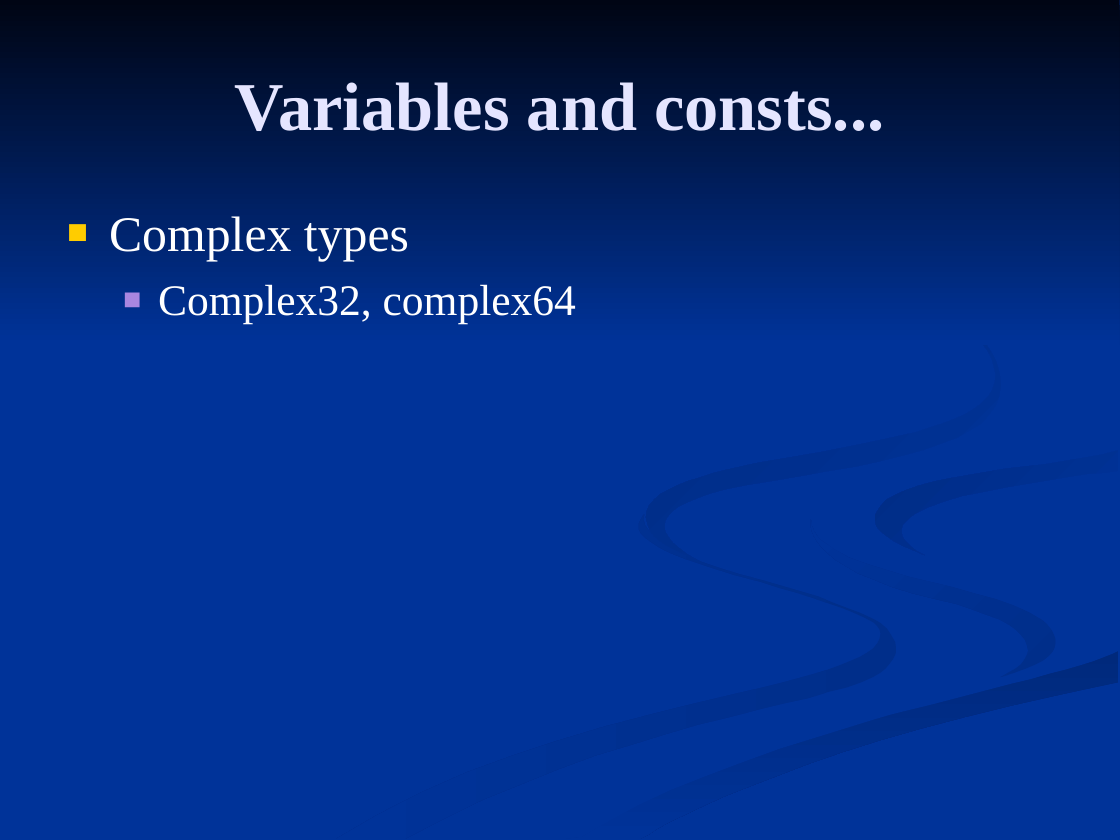
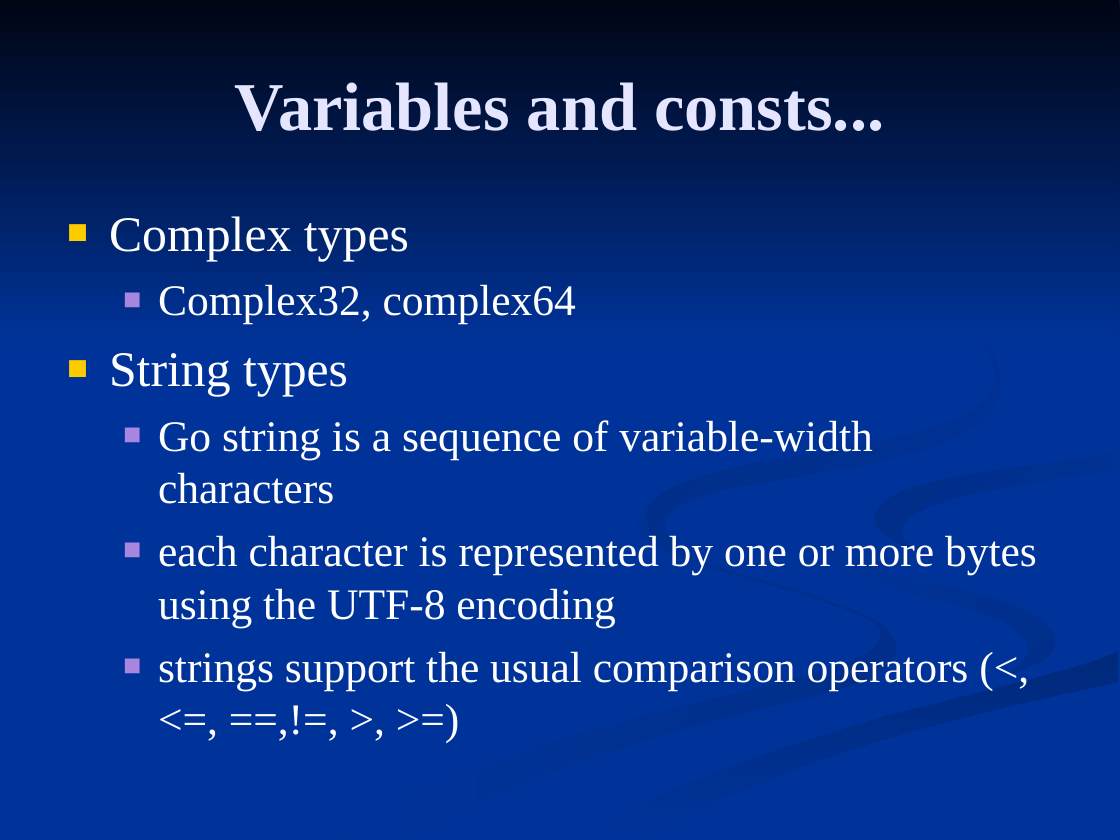
Before and after one commit to FrancoMelandri/GoLang, a slide deck: slide 9 of golang.ppt. Drawn at 1120x840 pixels with LibreOffice and Linux fonts; fonts in the diff are those of the drawing. Boxes give left, top, right and bottom in pixels: in the first picture for what was removed or moved away, otherwise in the second. Text is boxed around its words. In the diff, an @@ line names an element or a change of style, - is before the commit and + after.

```diff
--- a/golang.ppt
+++ b/golang.ppt
@@ text at [109,353,1037,690]: paragraphs added @@
+■ String types
+  ■ Go string is a sequence of variable-width characters
+  ■ each character is represented by one or more bytes using the UTF-8 encoding
+  ■ strings support the usual comparison operators (<, <=, ==,!=, >, >=)
```
Also in this commit, not shown: 13 slides added, 9 other files.
